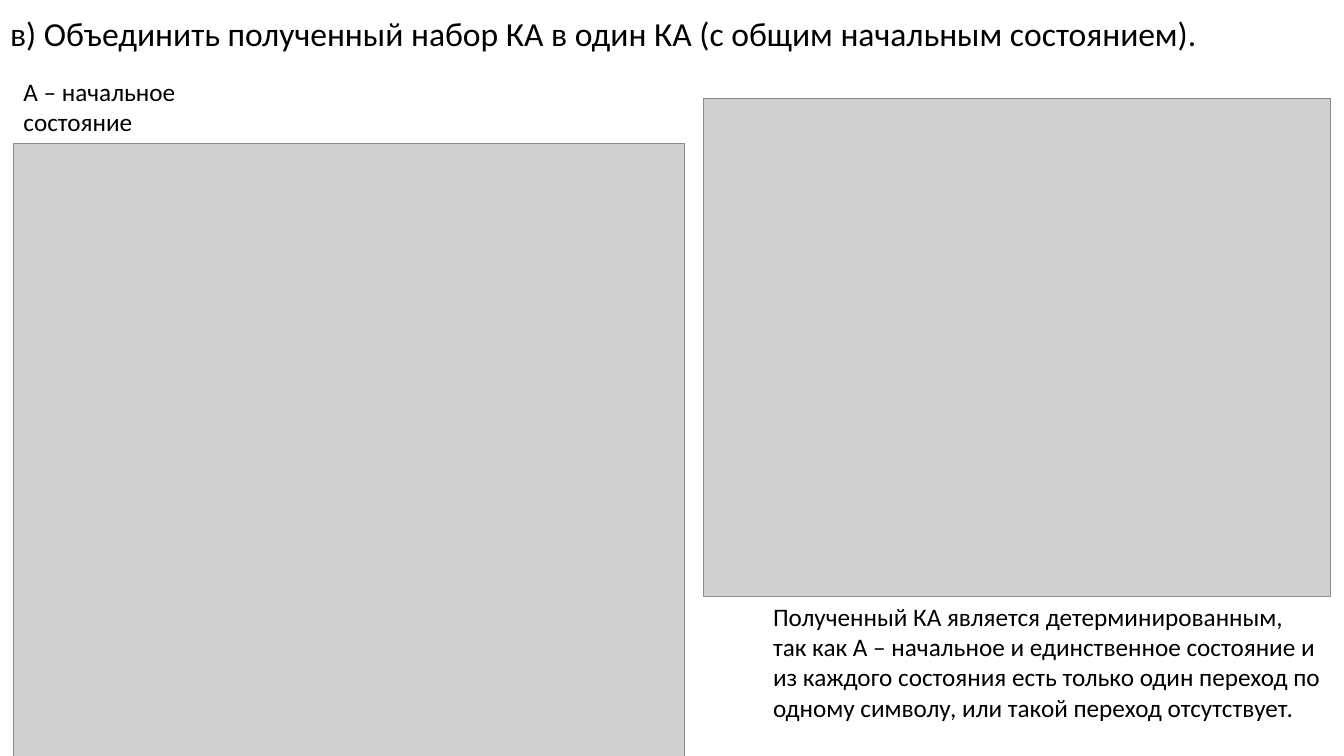
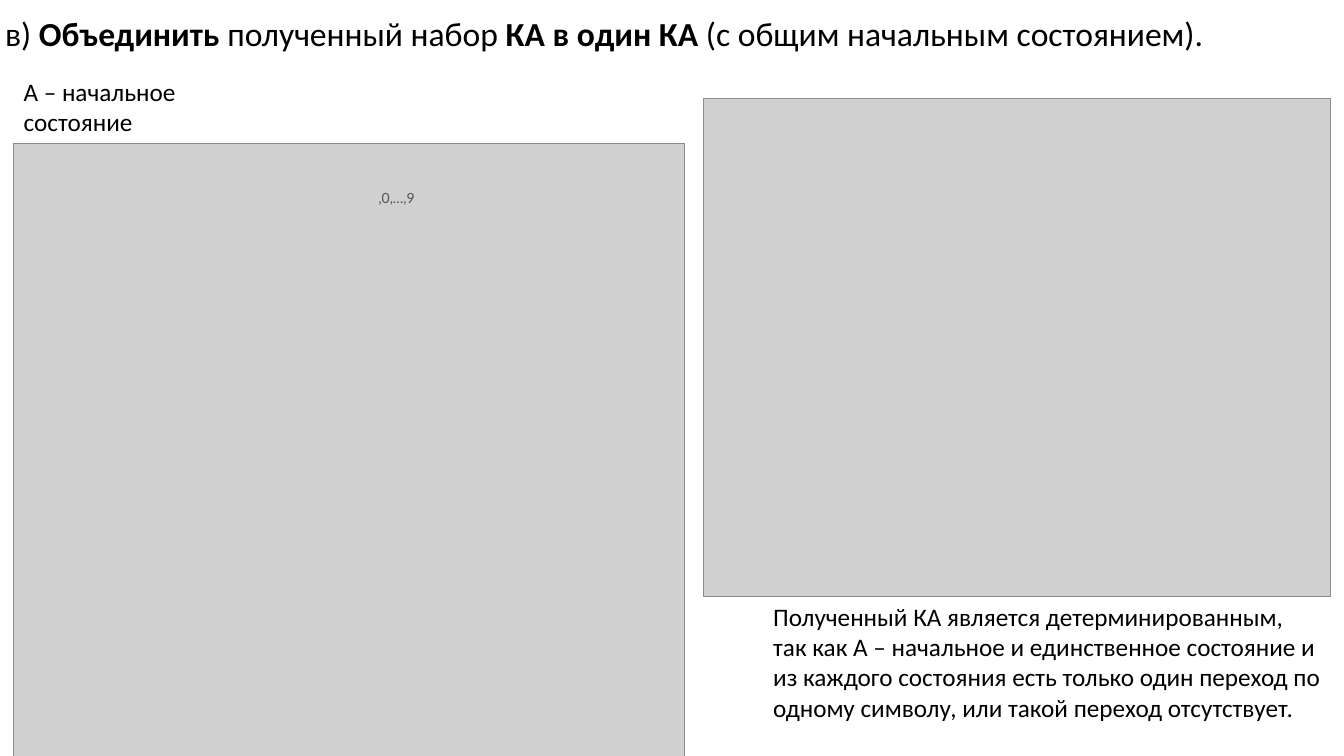
Before and after one commit to goddamnteam/korzun, a slide deck: slide 12 of task5.pptx. Drawn at 1344x756 pixels with LibreOffice and Linux fonts; fonts in the diff are those of the drawing; grey boxes stand for pictures. Boxes give left, top, right and bottom in pixels: in the first picture for what was removed or moved away, otherwise in the second. Text is boxed around its words. In the diff, an @@ line names an element or a change of style, - is before the commit and + after.

```diff
--- a/task5.pptx
+++ b/task5.pptx
@@ title "в) Объединить полученный набор КА ..." at <box>5,21,1203,52</box>: bold on in "Объединить КА в один КА" @@
@@ text added at <box>379,193,415,205</box>, 10 pt, text #535353 @@
+,0,…,9
```
Also in this commit, not shown: 15 other slides changed.
